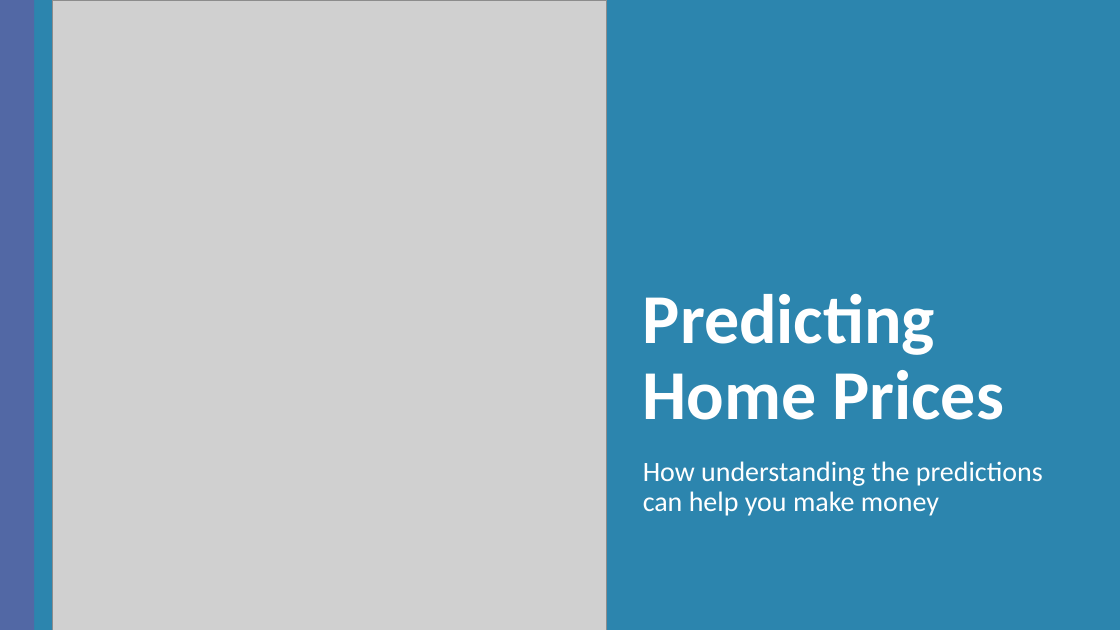
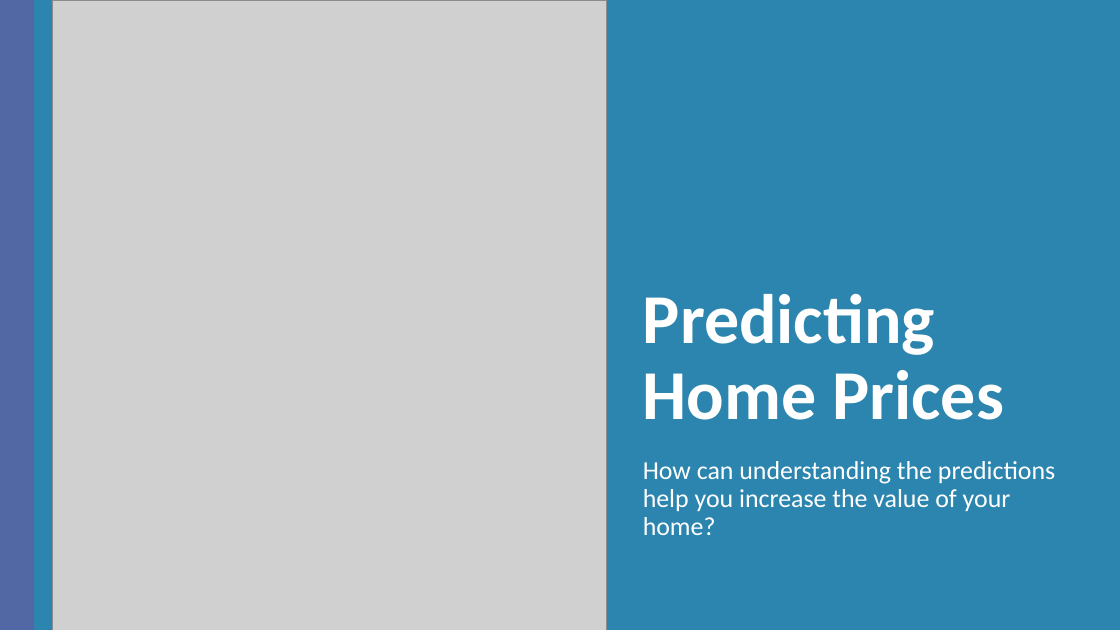
Before and after one commit to EricHeidbreder/GA_projects, a slide deck: slide 1 of projects/project_2-master/Ames-Housing-presentation.pptm. Drawn at 1120x630 pixels with LibreOffice and Linux fonts; fonts in the diff are those of the drawing; grey boxes stand for pictures. Boxes give left, top, right and bottom in pixels: in the first picture for what was removed or moved away, otherwise in the second. Text is boxed around its words. In the diff, an @@ line names an element or a change of style, - is before the commit and + after.

Commit message:
edited language in slides

```diff
--- a/projects/project_2-master/Ames-Housing-presentation.pptm
+++ b/projects/project_2-master/Ames-Housing-presentation.pptm
@@ subtitle at [643,461,1055,535]: text changed; size 24 to 22.2 pt @@
-How understanding the predictions can help you make money
+How can understanding the predictions help you increase the value of your home?
```
Also in this commit, not shown: 1 other file.
